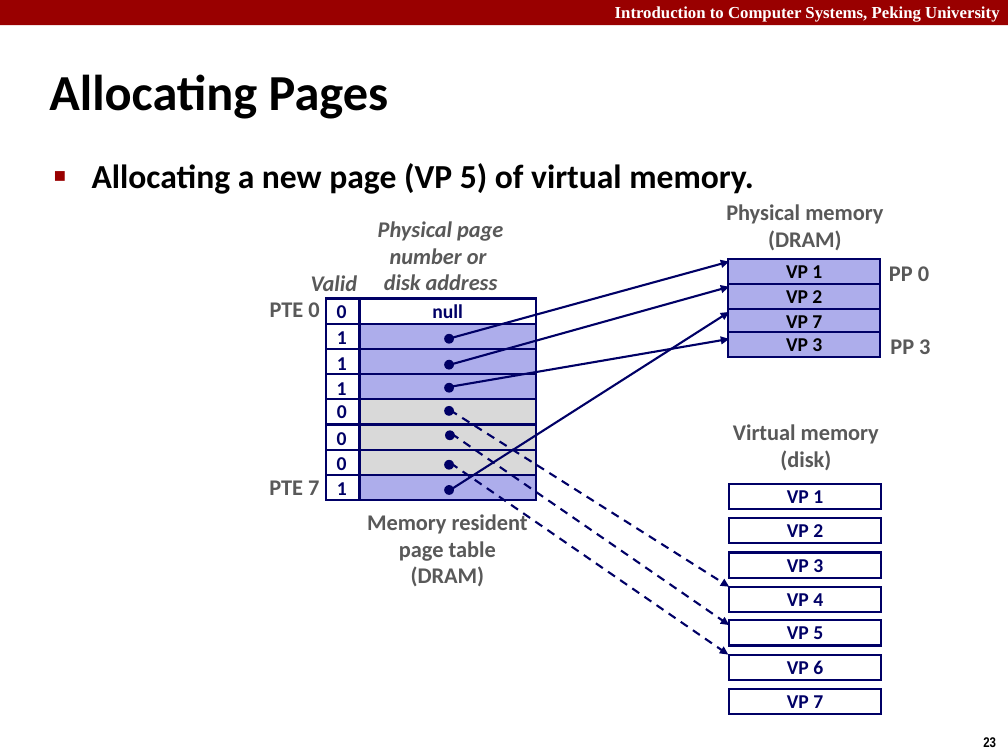
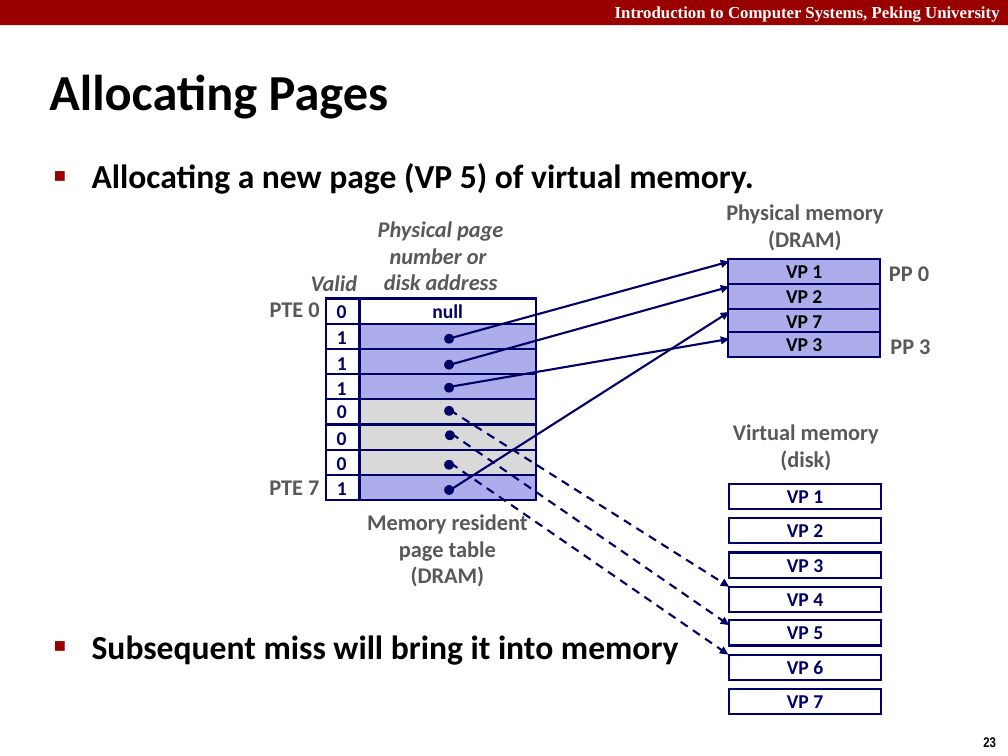
Before and after one commit to caodg/ics, a slide deck: slide 23 of slides/B05-VM1.pptx. Drawn at 1008x756 pixels with LibreOffice and Linux fonts; fonts in the diff are those of the drawing. Boxes give left, top, right and bottom in pixels: in the first picture for what was removed or moved away, otherwise in the second. Text is boxed around its words. In the diff, an @@ line names an element or a change of style, - is before the commit and + after.

```diff
--- a/slides/B05-VM1.pptx
+++ b/slides/B05-VM1.pptx
@@ text at box(92, 635, 679, 665): paragraph added @@
+■ Subsequent miss will bring it into memory
```
Also in this commit, not shown: 7 other slides changed, 2 other files.
